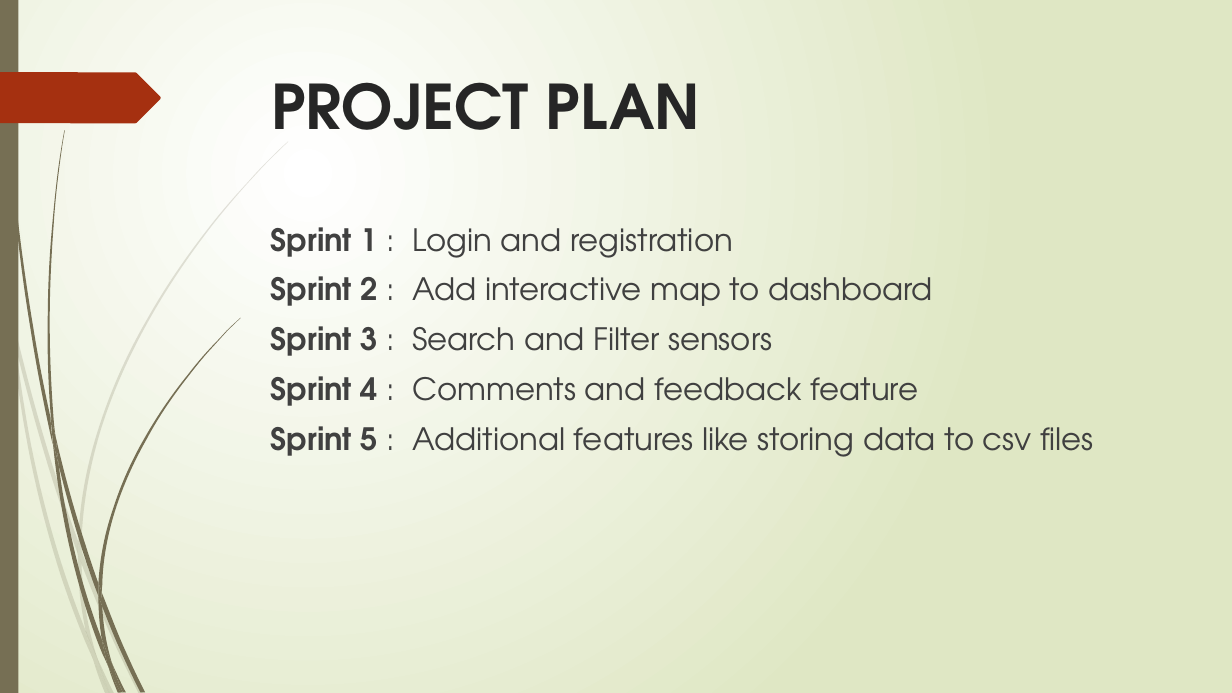
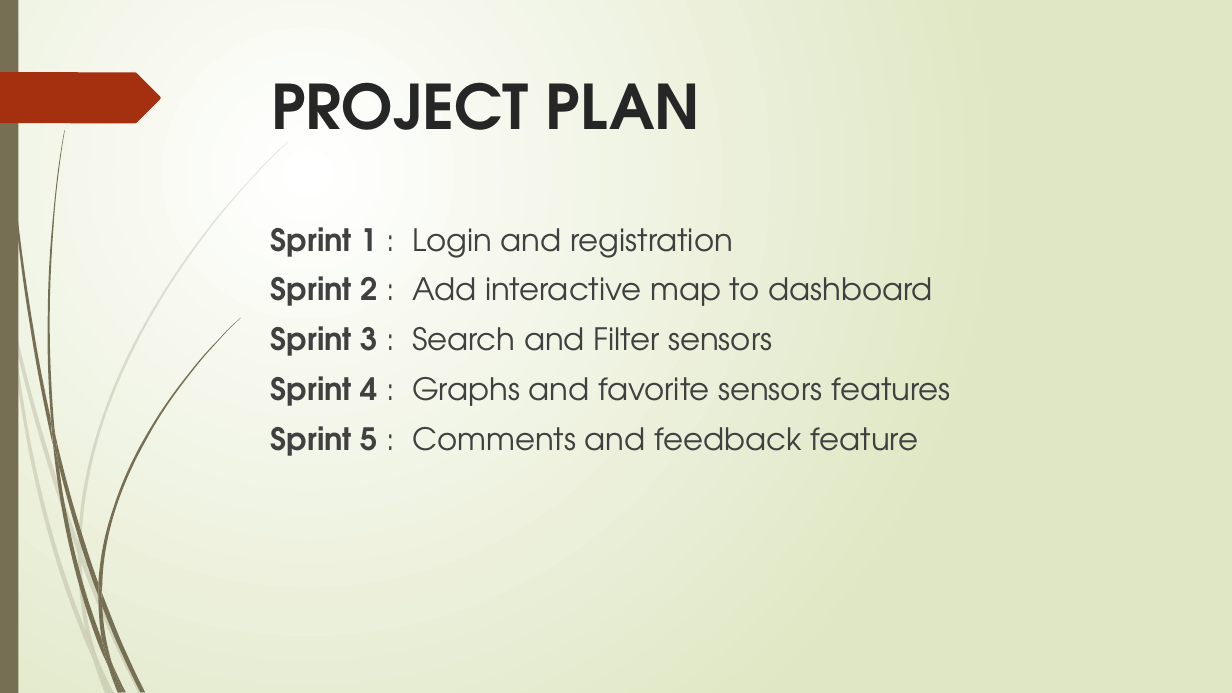
Before and after one commit to adarshnb95/P565-NightWatch, a slide deck: slide 7 of Documentation/Hoosier National Forest Dark Sky Designation.pptx. Drawn at 1232x693 pixels with LibreOffice and Linux fonts; fonts in the diff are those of the drawing. Boxes give left, top, right and bottom in pixels: in the first picture for what was removed or moved away, otherwise in the second. Text is boxed around its words. In the diff, an @@ line names an element or a change of style, - is before the commit and + after.

```diff
--- a/Documentation/Hoosier National Forest Dark Sky Designation.pptx
+++ b/Documentation/Hoosier National Forest Dark Sky Designation.pptx
@@ text at (271, 376, 951, 456): text changed @@
-Sprint 4 : Comments and feedback feature
-Sprint 5 : Additional features like storing data to csv files
+Sprint 4 : Graphs and favorite sensors features
+Sprint 5 : Comments and feedback feature
```
Also in this commit, not shown: 4 other slides changed.
